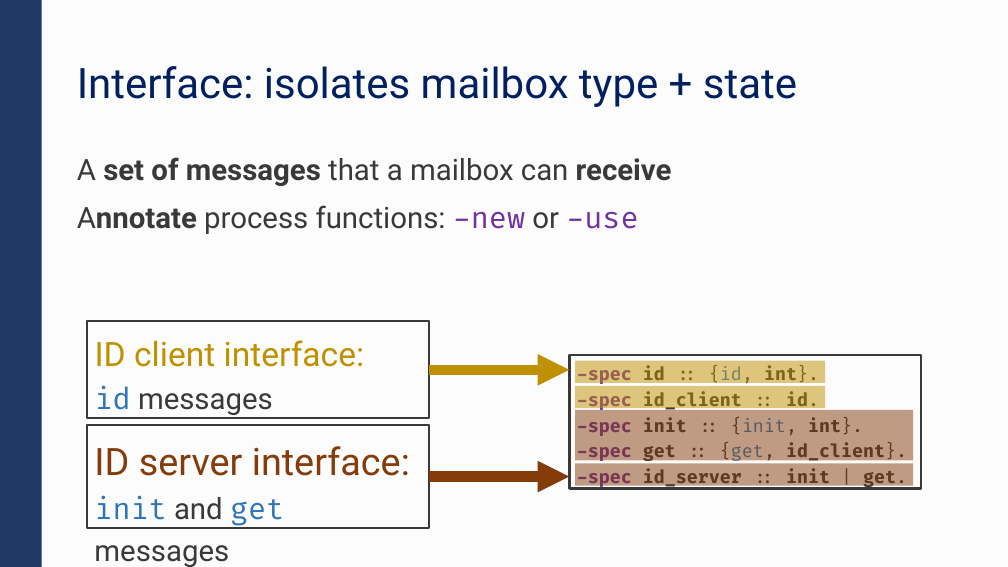
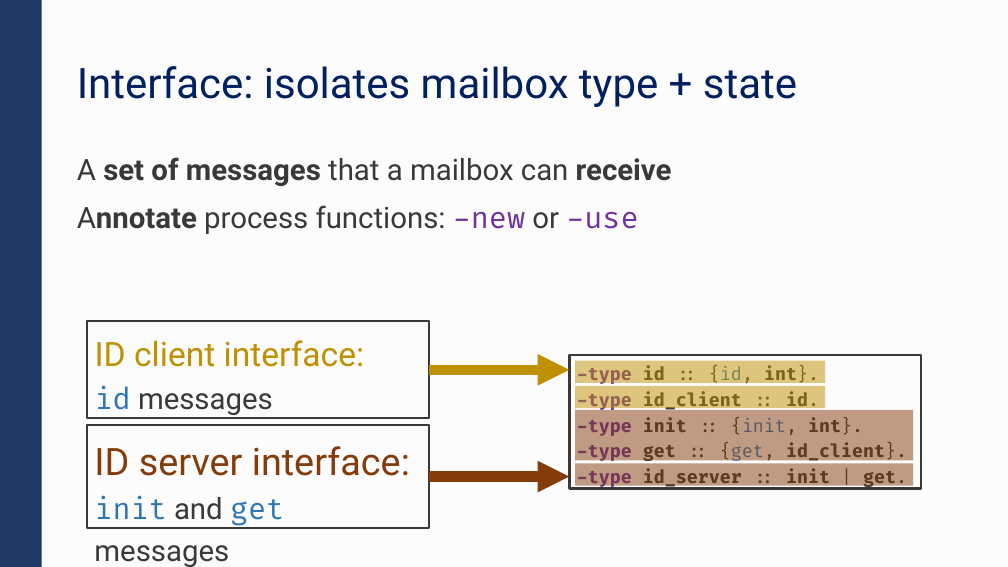
Before and after one commit to duncanatt/duncanatt.github.io, a slide deck: slide 19 of slides/code-beam-2024.pptx. Drawn at 1008x567 pixels with LibreOffice and Linux fonts; fonts in the diff are those of the drawing. Boxes give left, top, right and bottom in pixels: in the first picture for what was removed or moved away, otherwise in the second. Text is boxed around its words. In the diff, an @@ line names an element or a change of style, - is before the commit and + after.

```diff
--- a/slides/code-beam-2024.pptx
+++ b/slides/code-beam-2024.pptx
@@ text in rectangle at [577, 366, 907, 489]: text changed @@
--spec id :: {id, int}.
--spec id_client :: id.
--spec init :: {init, int}.
--spec get :: {get, id_client}.
--spec id_server :: init | get.
+-type id :: {id, int}.
+-type id_client :: id.
+-type init :: {init, int}.
+-type get :: {get, id_client}.
+-type id_server :: init | get.
```
Also in this commit, not shown: 2 other slides changed.
